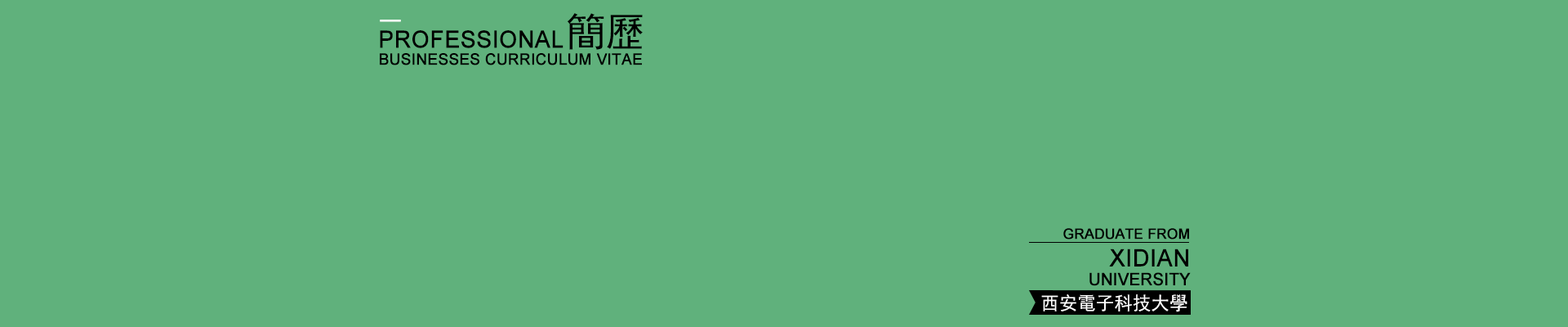
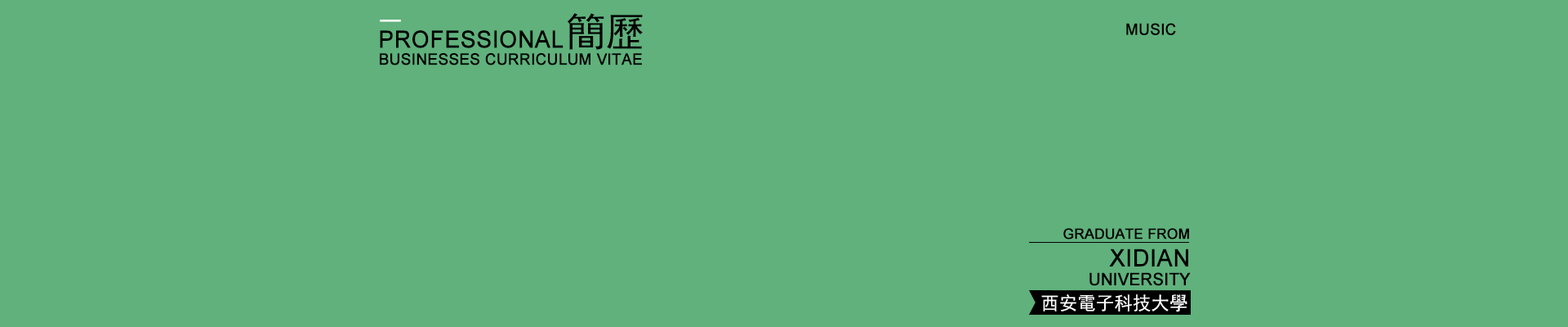
Before/after of a 1568 × 327 layered artwork. What changed in the layer stack:
added layer "MUSIC" above "组 1" over [1126, 22, 1176, 36]
